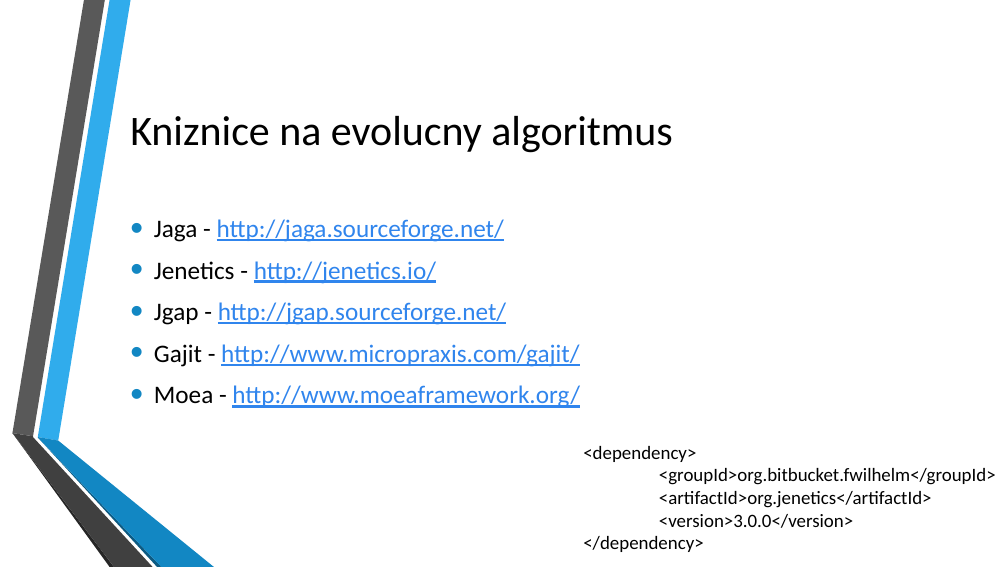
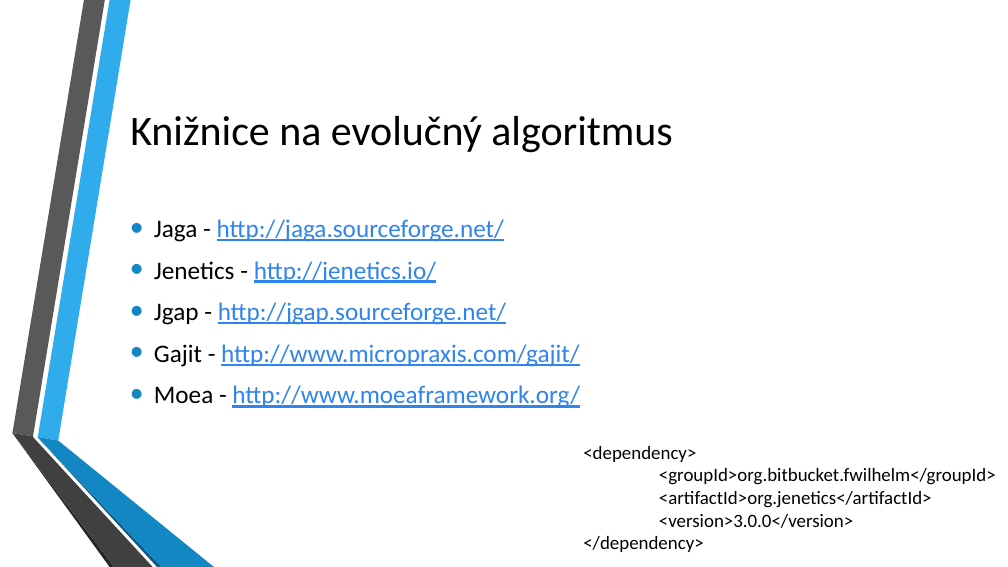
Before and after one commit to sekys/fiit-evo.turnaj, a slide deck: slide 5 of prezentacia.pptx (slide 4 before the commit). Drawn at 1008x567 pixels with LibreOffice and Linux fonts; fonts in the diff are those of the drawing; background and template pictures are left out. Boxes give left, top, right and bottom in pixels: in the first picture for what was removed or moved away, otherwise in the second. Text is boxed around its words. In the diff, an @@ line names an element or a change of style, - is before the commit and + after.

```diff
--- a/prezentacia.pptx
+++ b/prezentacia.pptx
@@ title at bbox=[130, 116, 673, 153]: text changed @@
-Kniznice na evolucny algoritmus
+Knižnice na evolučný algoritmus
```
Also in this commit, not shown: 1 other slide changed, 4 slides added, 3 slides removed, 9 other files.
